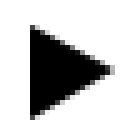
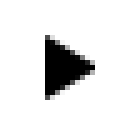
Before/after of a 140×140 layered artwork. What changed in the layer stack:
painted on "Rectangle 1" over (30, 25, 115, 120)
